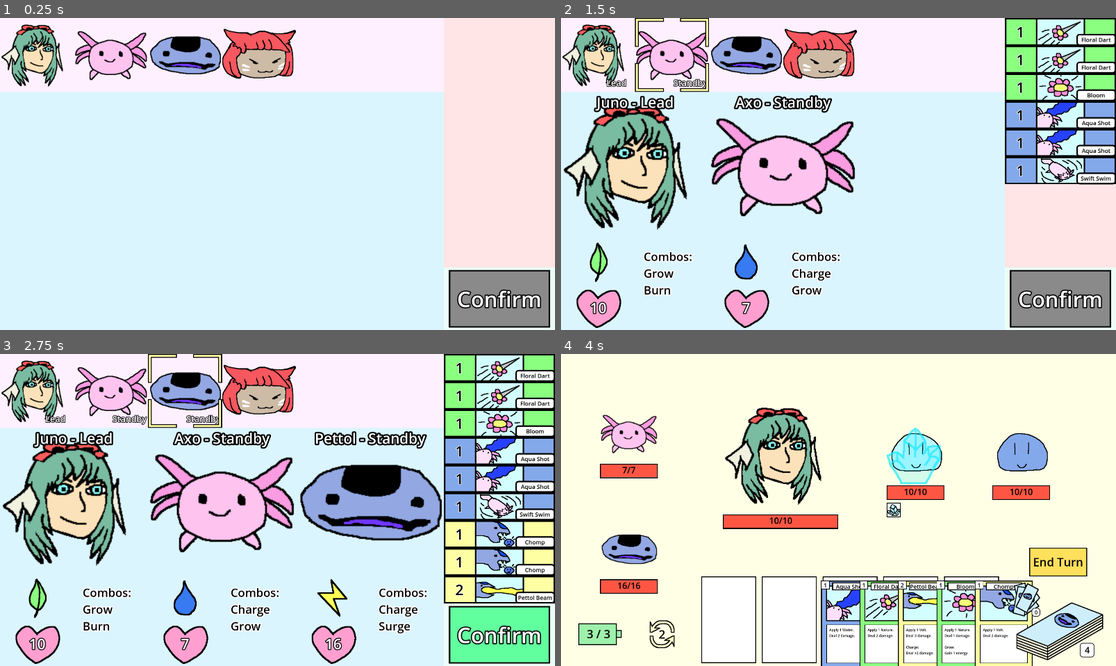
Above: before the commit, frames 1-4 (two rows, left to right).
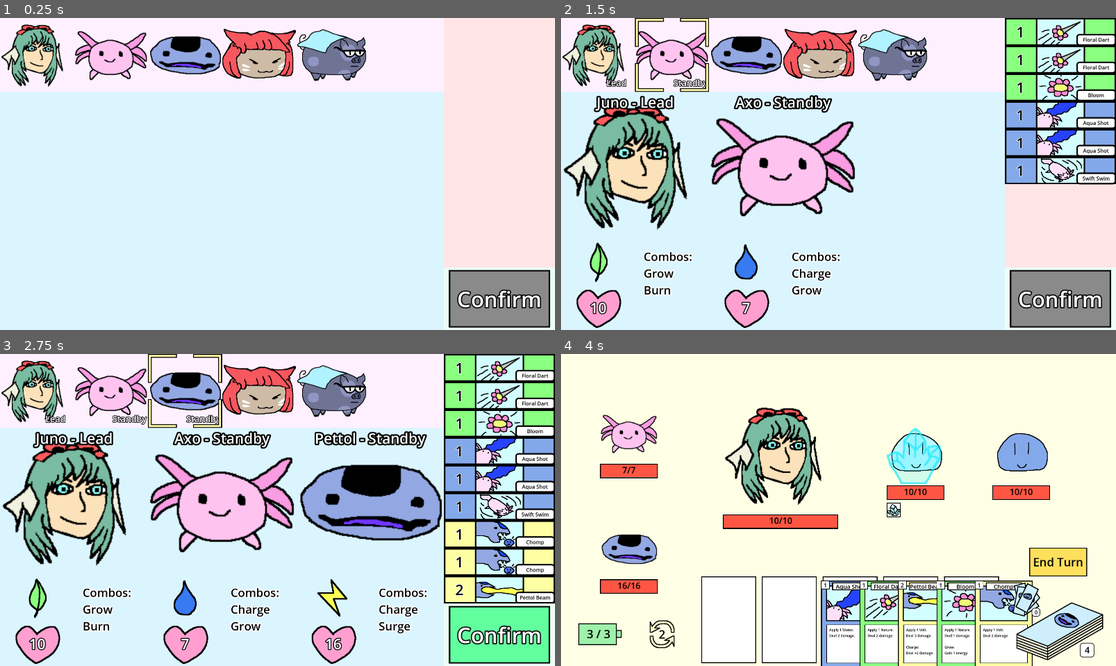
Above: after the commit, the same moments.

Repository: Joraffe/jobine-godot-game
Game: Godot game, scene res://scenes/plan/Plan.tscn
Two runs of this game, one before a commit and one after it. Both use one fixed random seed, a clock stepped at 60 frames per second and the inputs below.
Inputs (mouse positions are in pixels of both pictures, inside the frame that each line leads up to):
- Up to frame 1 (0.25 s): no input
- Up to frame 2 (1.5 s): tap Enter at 0.5 s; move the mouse to (599, 55) at 0.52 s; click (599, 55) at 0.67 s; tap Space at 1.25 s; move the mouse to (672, 55) at 1.27 s; click (672, 55) at 1.42 s
- Up to frame 3 (2.75 s): tap Enter at 2 s; move the mouse to (183, 391) at 2.02 s; click (183, 391) at 2.17 s
- Up to frame 4 (4 s): tap Space at 2.75 s; move the mouse to (821, 391) at 2.77 s; click (821, 391) at 2.92 s; tap Enter at 3.5 s; move the mouse to (1060, 634) at 3.52 s; click (1060, 634) at 3.67 s

The runs differ from the first frame. In frame 1, 1.5% of the frame differs, in the area x 53-66%, y 3-21%; in frame 2, 1.7%; in frame 3, 1.9%, in the area x 53-100%, y 3-79%; in frame 4, nothing differs.

Commit message:
[scene] Add Eb Character + Cards (plus fix status effect display for enemy)

Diff:
--- a/config/seed_cards.gd
+++ b/config/seed_cards.gd
@@ -27,10 +27,18 @@
 		SeedCards._get_axo_card_data()
 	)
 
+	# Mau Card Data
 	config_file.set_value(
 		SeedData.CARDS,
 		Character.MAU,
 		SeedCards._get_mau_card_data()
+	)
+
+	# Eb Card Data
+	config_file.set_value(
+		SeedData.CARDS,
+		Character.EB,
+		SeedCards._get_eb_card_data()
 	)
 
 	config_file.save(SeedData.SEED_DATA_CFG_PATH)
@@ -65,6 +73,13 @@
 	cards.append(SeedCards.swipe_card_data())
 	cards.append(SeedCards.swipe_card_data())
 	cards.append(SeedCards.infurno_card_data())
+	return cards
+
+static func _get_eb_card_data() -> Array[Dictionary]:
+	var cards : Array[Dictionary] = []
+	cards.append(SeedCards.porcine_pierce_card_data())
+	cards.append(SeedCards.porcine_pierce_card_data())
+	cards.append(SeedCards.boarfrost_card_data())
 	return cards
 
 
@@ -202,3 +217,37 @@
 			ComboBonus.TARGETING_NAME : Targeting.SINGLE
 		}
 	}
+
+
+# Eb Cards
+static func porcine_pierce_card_data() -> Dictionary:
+	return {
+		Card.HUMAN_NAME : "Porcine Pierce",
+		Card.MACHINE_NAME : Card.PORCINE_PIERCE,
+		Card.COST : 1,
+		Card.ELEMENT_NAME : Element.ICE,
+		Card.TARGETING_NAME : Targeting.SINGLE,
+		Card.BASE_DAMAGE : 2,
+		Card.ELEMENT_AMOUNT : 1,
+		Card.COMBO_ELEMENT_NAME : "",
+		Card.COMBO_BONUS_NAME : "",
+		Card.COMBO_BONUS_DATA : {}
+	}
+
+static func boarfrost_card_data() -> Dictionary:
+	return {
+		Card.HUMAN_NAME : "Boarfrost",
+		Card.MACHINE_NAME : Card.BOARFROST,
+		Card.COST : 2,
+		Card.ELEMENT_NAME : Element.ICE,
+		Card.TARGETING_NAME : Targeting.ALL,
+		Card.BASE_DAMAGE : 1,
+		Card.ELEMENT_AMOUNT : 1,
+		Card.COMBO_ELEMENT_NAME : Element.WATER,
+		Card.COMBO_BONUS_NAME : ComboBonus.EXTRA_DAMAGE,
+		Card.COMBO_BONUS_DATA : {
+			ComboBonus.DAMAGE : 2,
+			ComboBonus.TARGET_GROUP_NAME : BattleConstants.GROUP_ENEMIES,
+			ComboBonus.TARGETING_NAME : Targeting.ALL
+		}
+	}
--- a/config/seed_characters.gd
+++ b/config/seed_characters.gd
@@ -121,7 +121,7 @@
 static func _get_eb_character_data() -> Dictionary:
 	var current_element_names : Array[String] = []
 	var current_status_effects : Array[StatusEffect] = []
-	var combo_synergies : Array[String] = []  # TBD
+	var combo_synergies : Array[String] = [Combo.FREEZE, Combo.CHILL]
 	return {
 		Character.HUMAN_NAME : "Eb",
 		Character.MACHINE_NAME : Character.EB,
--- a/models/card.gd
+++ b/models/card.gd
@@ -195,8 +195,8 @@
 #=======================
 # Eb Cards
 #=======================
+const PORCINE_PIERCE : String = "porcine_pierce"
 const BOARFROST : String = "boarfrost"
-const PORCINE_PIERCE : String = "porcine_pierce"
 
 
 #=======================
--- a/models/enemy.gd
+++ b/models/enemy.gd
@@ -160,6 +160,11 @@
 		BattleConstants.NEW_STATUS_EFFECT_ADDED,
 		new_status_effect
 	)
+	if new_status_effect.displays_on_entity:
+		self.emit_signal(
+			BattleConstants.NEW_STATUS_EFFECT_DISPLAYED,
+			new_status_effect
+		)
 
 func remove_duration_from_status_effect(removed_status_effect_name : String, duration_to_remove : int) -> void:
 	for status_effect in self.current_status_effects:
--- a/scenes/battle_arena_display_status_effect/scripts/battle_arena_display_status_effect.gd
+++ b/scenes/battle_arena_display_status_effect/scripts/battle_arena_display_status_effect.gd
@@ -67,6 +67,7 @@
 
 
 func _on_new_status_effect_displayed(new_status_effect : StatusEffect) -> void:
+	print('_on_new_status_effect_displayed ', new_status_effect)
 	self.set("status_effect_name", new_status_effect.machine_name)
 	self.tween_fade_in()
 
--- a/scenes/plan_deck_card/PlanDeckCard.tscn
+++ b/scenes/plan_deck_card/PlanDeckCard.tscn
@@ -60,7 +60,7 @@
 grow_horizontal = 2
 grow_vertical = 2
 theme_override_colors/font_color = Color(0, 0, 0, 1)
-theme_override_font_sizes/font_size = 20
+theme_override_font_sizes/font_size = 18
 horizontal_alignment = 1
 vertical_alignment = 1
 
--- a/scenes/plan_roster/scripts/plan_roster.gd
+++ b/scenes/plan_roster/scripts/plan_roster.gd
@@ -109,7 +109,8 @@
 		Character.JUNO,
 		Character.AXO,
 		Character.PETTOL,
-		Character.MAU
+		Character.MAU,
+		Character.EB
 	]
 
 func get_next_role() -> String:
Binary file added: scenes/battle_arena_character/resources/images/eb/eb_party_lead.png
Not shown, added: scenes/battle_arena_character/resources/images/eb/eb_party_lead.png.import
Binary file added: scenes/battle_arena_character/resources/images/eb/eb_party_standby.png
Not shown, added: scenes/battle_arena_character/resources/images/eb/eb_party_standby.png.import
Binary file added: scenes/battle_field_card/resources/images/boarfrost/boarfrost.png
Not shown, added: scenes/battle_field_card/resources/images/boarfrost/boarfrost.png.import
Binary file added: scenes/battle_field_card/resources/images/porcine_pierce/porcine_pierce.png
Not shown, added: scenes/battle_field_card/resources/images/porcine_pierce/porcine_pierce.png.import
Binary file added: scenes/plan_deck_card/resources/images/art/boarfrost.png
Not shown, added: scenes/plan_deck_card/resources/images/art/boarfrost.png.import
Binary file added: scenes/plan_deck_card/resources/images/art/porcine_pierce.png
Not shown, added: scenes/plan_deck_card/resources/images/art/porcine_pierce.png.import
(and 8 more such lines)
